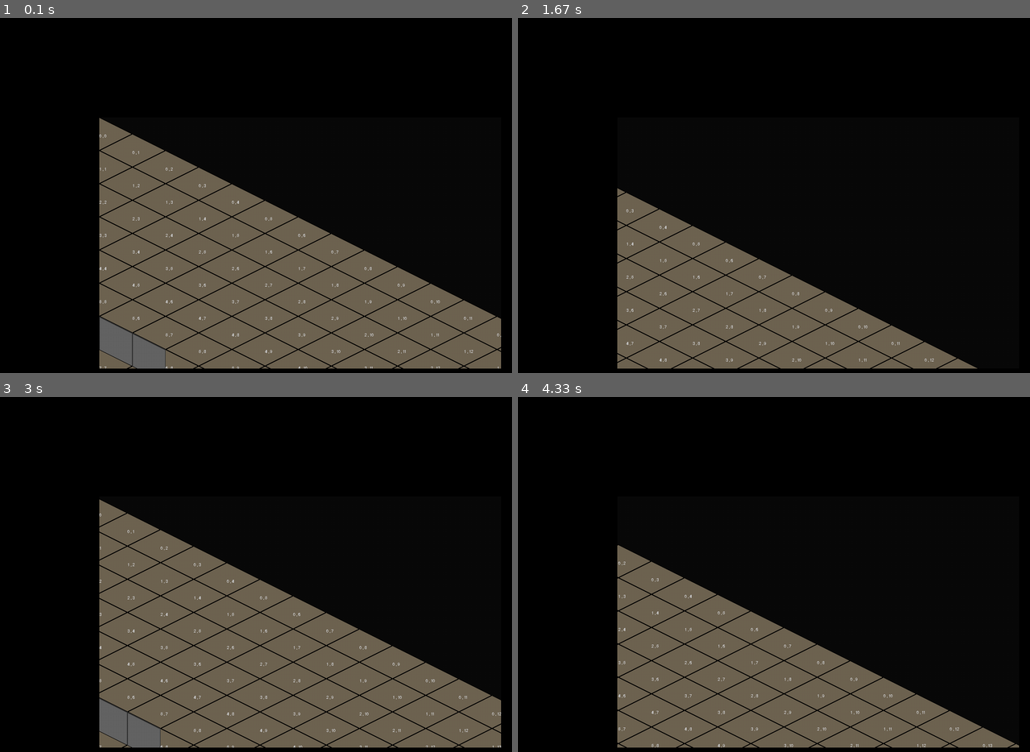
Above: before the commit, frames 1-4 (two rows, left to right).
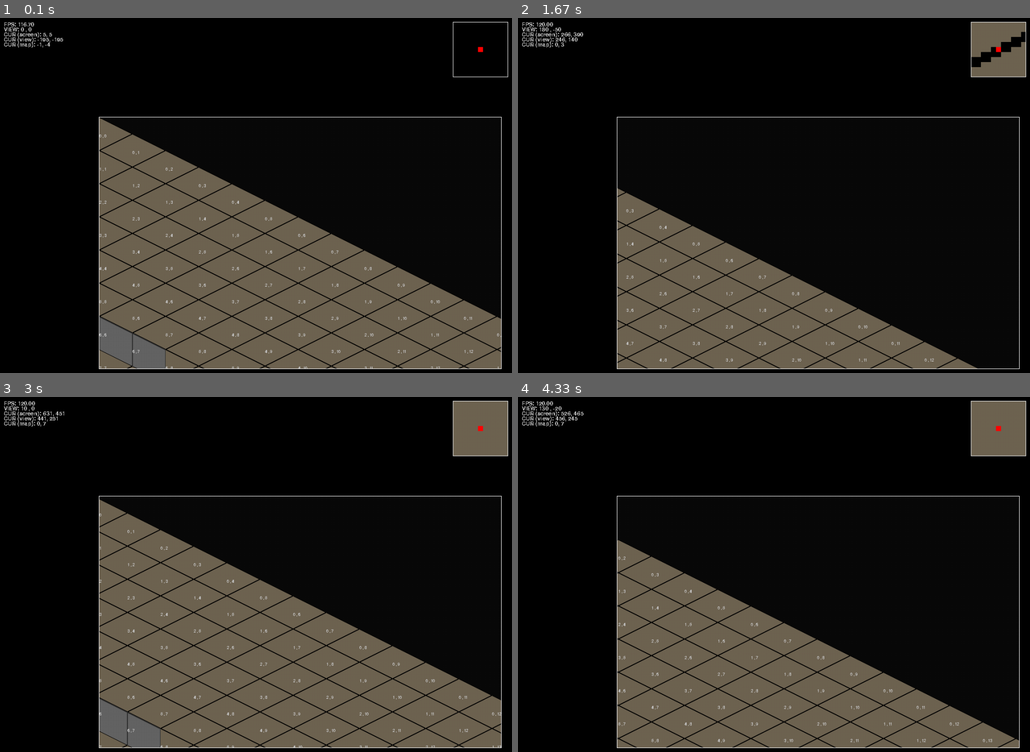
Above: after the commit, the same moments.

Repository: rdsl/pygame-isotile
Game: pygame game, started from demo.py
Two runs of this game, one before a commit and one after it. Both use one fixed random seed, a clock stepped at 60 frames per second and the inputs below. The source is Python 2; it was converted automatically to run under Python 3.
Inputs (mouse positions are in pixels of both pictures, inside the frame that each line leads up to):
- Up to frame 1 (0.1 s): no input
- Up to frame 2 (1.67 s): hold Right 0.33-0.8 s; move the mouse to (753, 227) at 0.37 s; hold Up 0.83-1.13 s; move the mouse to (937, 199) at 0.87 s; hold Right 1.17-1.63 s; move the mouse to (651, 213) at 1.2 s
- Up to frame 3 (3 s): hold Left 1.67-2.2 s; move the mouse to (97, 531) at 1.7 s; hold Down 2.23-2.53 s; move the mouse to (332, 453) at 2.27 s; hold Left 2.57-2.97 s; move the mouse to (317, 620) at 2.6 s
- Up to frame 4 (4.33 s): hold Up 3-3.37 s; move the mouse to (784, 457) at 3.03 s; hold Right 3.4-4.03 s; move the mouse to (589, 578) at 3.43 s; hold Down from 4.07 s (still down); move the mouse to (779, 627) at 4.1 s

The runs differ from the first frame. In frame 1, 1.0% of the frame differs, in the area x 0-100%, y 0-100%; in frame 2, 2.3%; in frame 3, 2.6%; in frame 4, 7.7%.

Commit message:
New TextSprite class.

Diff:
--- a/demo.py
+++ b/demo.py
@@ -30,7 +30,7 @@
 
 import pygame
 from pygame.locals import *
-from engine import  TileMap, TileSet, View, ViewWindow, Painter
+from engine import  *
 
 
 
@@ -48,6 +48,8 @@
         tile_set (engine.TileSet): Game tile set.
         tile_map (engine.TileMap): Game tile map.
         painter (engine.Painter): Painter.
+        text_develop (pygame.sprite.RenderUpdates): Group for text sprites.
+        develop (bool): Show technical info and windows.
 
     """
 
@@ -56,12 +58,17 @@
         pygame.display.set_caption('Pygame IsoTile Demo')
         self.clock = pygame.time.Clock()
         self.screen = pygame.display.set_mode((1024, 768))
+        self.screen.fill((0, 0, 0))
+        self.background = self.screen.copy()
         self.view_window = ViewWindow(200, 200, 800, 500)
         self.view = View(0, 0, *self.view_window.size)
         self.tile_set = TileSet()
         self.tile_map = TileMap()
         self.painter = Painter(self.view, self.view_window, self.tile_set,
                                self.tile_map)
+        self.text_develop = pygame.sprite.RenderUpdates()
+        self.develop = True
+        self.draw_gui() #Called just once for now.
         self.run()
 
 
@@ -75,6 +82,13 @@
         self.tile_set = TileSet()
 
 
+    def draw_gui(self):
+        """Draw game GUI. Currently only draws the view window."""
+        pygame.draw.rect(self.screen, (255, 255, 255),
+                         self.view_window.inflate(2, 2), 1)
+        pygame.display.flip()
+
+
     def update(self):
         """Perform game loop updates."""
         self.view.changed = False
@@ -82,28 +96,67 @@
 
     def event_handler(self, event):
         """Handle events."""
+        view_dv = 10
         if event.type == KEYDOWN:
             if event.key == K_UP:
-                self.view.move(dy = -1)
+                self.view.move(dy = - view_dv)
             if event.key == K_DOWN:
-                self.view.move(dy = 1)
+                self.view.move(dy = view_dv)
             if event.key == K_LEFT:
-                self.view.move(dx = -1)
+                self.view.move(dx = - view_dv)
             if event.key == K_RIGHT:
-                self.view.move(dx = 1)
+                self.view.move(dx = view_dv)
 
 
     def run(self):
         """Game loop."""
         while True:
-            self.clock.tick(60)
-            self.painter.paint()
-            self.update()
             for event in pygame.event.get():
                 if event.type == QUIT:
                     return
                 else:
                     self.event_handler(event)
+
+            dirty_rects = []
+            dirty_rects += self.painter.paint()
+            self.screen.set_clip(None)
+
+            if self.develop:  #Should get its own funcion or class.
+                self.text_develop.clear(self.screen, self.background)
+                #Render text for technical info.
+                self.text_develop.empty()
+                xc, yc = pygame.mouse.get_pos()
+                xv, yv = (xc + self.view.rect.left  - self.view_window.left,
+                          yc + self.view.rect.top - self.view_window.top)
+                fps = self.clock.get_fps()
+                fc = (200, 200, 200)
+                texts = ['FPS: %.2f' % fps,
+                         'VIEW: %i , %i' % self.view.rect.topleft,
+                         'CUR (screen): %i, %i' % (xc, yc),
+                         'CUR (view): %i, %i' % (xv, yv),
+                         'CUR (map): %i, %i' % iso2top((xv, yv),
+                                                       (self.tile_set.width,
+                                                        self.tile_set.height))]
+                for n, text in enumerate(texts):
+                    TextSprite(text, 16, fc, (10, 10 * (n + 1), 0, 0)
+                               ).add(self.text_develop)
+                dirty_rects += self.text_develop.draw(self.screen)
+                #Draw a zoom window. Class?
+                clip = pygame.Surface((11, 11))
+                clip.blit(self.screen, (0, 0), (xc - 5,  yc - 5, 11, 11))
+                scaled = pygame.transform.scale(clip, (110, 110))
+                rect = pygame.Rect(self.view_window.topright, (110, 110))
+                rect.move_ip(-110, 0)
+                scaled.fill((255, 0, 0), (50, 50, 10, 10))
+                pygame.draw.rect(scaled, (255, 255, 255), scaled.get_rect(), 1)
+                dirty_rects += [self.screen.blit(scaled,
+                                                 (self.screen.get_width() -
+                                                  120, 10))]
+
+            pygame.display.update(dirty_rects)
+            self.update()
+            self.clock.tick(120)
+
 
 
 
--- a/engine.py
+++ b/engine.py
@@ -28,6 +28,60 @@
 import os
 import pygame
 from pygame.locals import *
+
+
+
+class TextSprite(pygame.sprite.Sprite):
+
+    """A simple text sprite.
+
+    Attributes:
+
+        text (str): Rendered text.
+        size (int): Font size.
+        color (tuple): Font color.
+        rect (pygame.Rect): Image rectangle.
+        fontfile (str): Font pathname.
+        bg (tuple): Background color.
+        aa (bool): Antialias.
+
+    """
+
+    def __init__(self, text, size, color, rect, fontfile=None, bg=None,
+                 aa=False):
+        """Initialize instance.
+
+        Call self.render to set sprite image.
+
+        Args:
+            text (str): Text to be rendered.
+            size (int): Font size.
+            color (tuple): Font color.
+            rect (pygame.Rect): Rect-like object. Size is ignored.
+            fontfile (str, optional): Font pathname.
+            bg (tuple, optional): Background color.
+            aa (bool, optional): Antialias.
+
+        """
+        pygame.sprite.Sprite.__init__(self)
+        self.text = text
+        self.size = size
+        self.color = color
+        self.rect = pygame.Rect(rect)
+        self.fontfile = fontfile
+        self.bg = bg
+        self.aa = aa
+        self.render()
+
+    def render(self):
+        """Render text image and set rect size."""
+        font = pygame.font.Font(self.fontfile, self.size)
+        if self.bg:
+            self.image = font.render(self.text, self.aa, self.color, self.bg)
+        else:
+            self.image = font.render(self.text, self.aa, self.color)
+        self.rect.size = self.image.get_rect().size
+
 
 
 def load_image(name, colorkey=(255, 255, 255)):
@@ -135,7 +189,6 @@
     Attributes:
         rect (pygame.Rect): Position and size.
         changed (bool): Change state.
-        dv (int): Movement velocity.
 
     """
 
@@ -151,7 +204,6 @@
         """
         self.rect = pygame.Rect(x, y, w, h)
         self.changed = True
-        self.dv = 10
 
     def move(self, x=0, y=0, dx=0, dy=0):
         """Move the view and set self.changed True.
@@ -166,14 +218,14 @@
 
         """
         if dx != 0 or dy != 0:
-            self.rect.move_ip(dx * self.dv, dy * self.dv)
+            self.rect.move_ip(dx, dy)
         else:
             self.rect.topleft = (x, y)
         self.changed = True
 
 
 
-ViewWindow = pygame.Rect  #ViewWindow class, just a rect for now.
+ViewWindow = pygame.Rect  #ViewWindow class, just an alias for rect for now.
 
 
 
@@ -190,6 +242,8 @@
         view_window (ViewWindow): Screen view window.
         tile_set (TileSet): Tile set.
         tile_map (TileMap): Tile map.
+        text_group (pygame.sprite.RenderUpdates): Group to hold text sprites
+                   tied to the view. Cleared everytime the view changes.
 
     """
 
@@ -204,28 +258,30 @@
 
         """
         self.screen = pygame.display.get_surface()
-        self.tile_map = tile_map
-        self.tile_set = tile_set
         self.view = view
         self.view_window = view_window
+        self.tile_set = tile_set
+        self.tile_map = tile_map
+        self.text_group = pygame.sprite.RenderUpdates()
 
     def paint(self, show_grid=True, develop=True):
         """Paints isometric tiles to the screen.
 
         Find possibly visible tiles based on view geometry, loop over them,
-        test if inside view then blit it to the screen. Update dirty
-        rectangles.
+        test if inside view then blit it to the screen. Draw sprites.
+        Return list with dirty rectangles.
 
         Args:
             show_grid (bool): Paint grid.
             develop (bool): Paint develop info.
 
         """
-        dirtyrects = []
+        dirty_rects = []
         self.screen.set_clip(self.view_window)
         if self.view.changed:
+            self.text_group.empty()
             self.screen.fill((10, 10, 10), self.view_window)
-            dirtyrects += [self.view_window]
+            dirty_rects += [self.view_window]
             itl, jtl = iso2top(self.view.rect.topleft,
                                (self.tile_set.width, self.tile_set.height))
             itr, jtr = iso2top(self.view.rect.topright,
@@ -263,10 +319,10 @@
                                     self.screen.blit(grid['image'], (gx, gy))
 
                                 if develop:
-                                    font = pygame.font.Font(None, 12)
-                                    text = font.render('%i , %i' % (i, j),
-                                                       False, (200, 200, 200))
-                                    self.screen.blit(text, (xs,
-                                                ys + self.tile_set.height / 2.))
-
-        pygame.display.update(dirtyrects)
+                                    tile_text = TextSprite('%i , %i' % (i, j),
+                                          12, (200, 200, 200),
+                                          (xs, ys + self.tile_set.height / 2.,
+                                           0, 0))
+                                    self.text_group.add(tile_text)
+        dirty_rects += self.text_group.draw(self.screen)
+        return dirty_rects
Not shown, changed: README.md
Not shown, changed: engine.pyc
